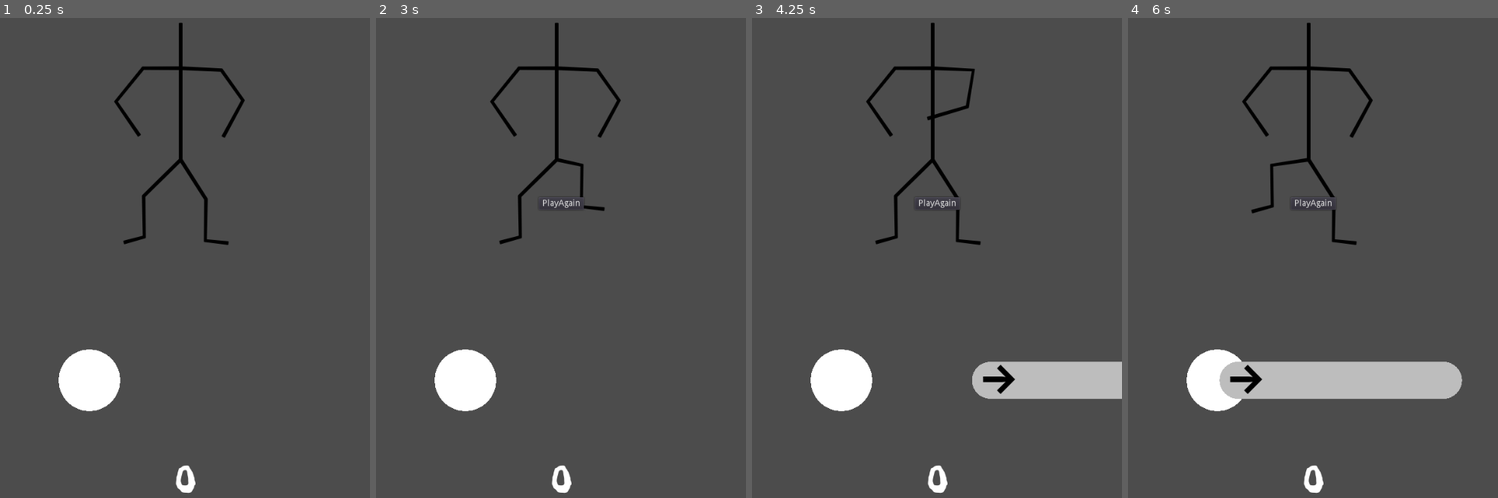
Above: before the commit, frames 1-4 (left to right).
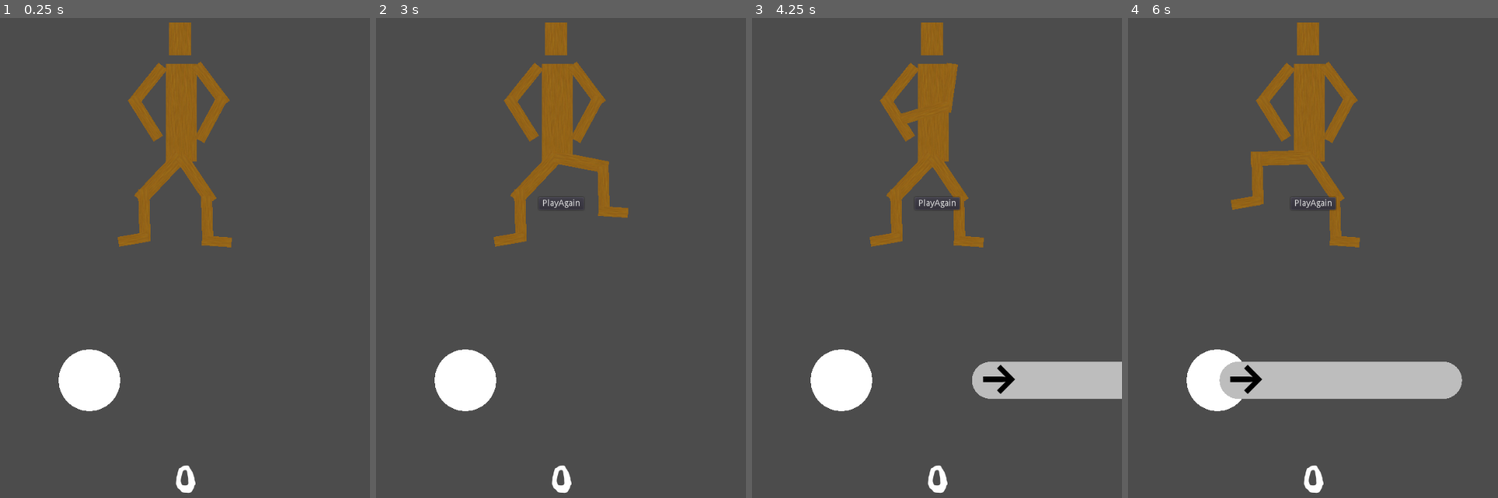
Above: after the commit, the same moments.

Repository: doctor-g/LD52
Game: Godot game, scene res://Game/Game.tscn
Two runs of this game, one before a commit and one after it. Both use one fixed random seed, a clock stepped at 60 frames per second and the inputs below. Sound files missing from this copy of the repository are replaced by a short silence.
Inputs:
- Up to frame 1 (0.25 s): no input
- Up to frame 2 (3 s): click "PlayAgain" at 0.5 s; click "PlayAgain" at 1.25 s; click "PlayAgain" at 2 s; hold Right (ui_right) from 2.78 s (still down)
- Up to frame 3 (4.25 s): tap Enter at 3.5 s; release Right (ui_right) at 3.53 s; hold Down (ui_down) from 3.53 s (still down)
- Up to frame 4 (6 s): release Down (ui_down) at 4.28 s; hold Right (ui_right) 4.28-5.03 s; hold Up (ui_up) 5.03-5.78 s; hold Left (ui_left) from 5.78 s (still down)

The runs differ from the first frame. In frame 1, 5.2% of the frame differs, in the area x 30-67%, y 0-48%; in frame 2, 5.3%, in the area x 30-69%, y 0-48%; in frame 3, 4.8%; in frame 4, 5.2%.

Commit message:
Make him a real wooden boy
Texture tutorial from here: https://www.instructables.com/Make-a-simple-wooden-texture-in-The-Gimp/

Diff:
--- a/project/Dancer/Dancer.gd
+++ b/project/Dancer/Dancer.gd
@@ -2,27 +2,30 @@
 
 const _LERP_RATE := 0.6
 
-var _knee_left_origin : Vector2
-var _knee_right_origin : Vector2
+var _knee_left_rot : float
+var _knee_right_rot: float
+var _hip_left_rot : float
+var _hip_right_rot : float
 var _shoulder_left_rot : float
 var _shoulder_right_rot : float
 
 func _ready():
-	_knee_left_origin = $"%Knee_Left".position
-	_knee_right_origin = $"%Knee_Right".position
+	_hip_left_rot = $"%Hip_Left".rotation
+	_hip_right_rot = $"%Hip_Right".rotation
+	_knee_left_rot = $"%Knee_Left".rotation
+	_knee_right_rot = $"%Knee_Right".rotation
 	_shoulder_left_rot = $"%Shoulder_Left".rotation
 	_shoulder_right_rot = $"%Shoulder_Right".rotation
 
 
 
 func _process(_delta):
-	_process_limb("ui_left", $"%Knee_Left", _knee_left_origin, Vector2(0,-50))
-	_process_limb("ui_right", $"%Knee_Right", _knee_right_origin, Vector2(0, -55))
+	_process_limb_rot("ui_left", $"%Hip_Left", _hip_left_rot, TAU/8)
+	_process_limb_rot("ui_right", $"%Hip_Right", _hip_right_rot, -TAU/8)
+	_process_limb_rot("ui_left", $"%Knee_Left", _knee_left_rot, -TAU/8)
+	_process_limb_rot("ui_right", $"%Knee_Right", _knee_right_rot, TAU/8)
 	_process_limb_rot("ui_up", $"%Shoulder_Left", _shoulder_left_rot, -TAU/8)
 	_process_limb_rot("ui_down", $"%Shoulder_Right", _shoulder_right_rot, TAU/8)
-
-	# Redraw every frame.
-	update()
 
 
 func _process_limb(action:String, node:Node2D, origin:Vector2, offset:Vector2):
@@ -37,19 +40,3 @@
 		node.rotation = lerp_angle(node.rotation, origin+offset, _LERP_RATE)
 	else:
 		node.rotation = lerp_angle(node.rotation, origin, _LERP_RATE)
-
-
-func _draw():
-	_draw_line([$"%Pelvis", $"%Knee_Left", $"%Foot_Left", $"%Toe_Left"])
-	_draw_line([$"%Pelvis", $"%Knee_Right", $"%Foot_Right", $"%Toe_Right"])
-	_draw_line([$"%Pelvis", $"%Neck", $"%Head"])
-	_draw_line([$"%Neck", $"%Shoulder_Left", $"%UpperArm_Left", $"%LowerArm_Left"])
-	_draw_line([$"%Neck", $"%Shoulder_Right", $"%UpperArm_Right", $"%LowerArm_Right"])
-
-
-func _draw_line(nodes:Array):
-	var array := []
-	for p in nodes:
-		var point_in_scene_coordinates : Vector2 = p.global_position - global_position
-		array.append(point_in_scene_coordinates)
-	draw_polyline(array, Color.black, 5.0, true)
--- a/project/Dancer/Dancer.tscn
+++ b/project/Dancer/Dancer.tscn
@@ -1,6 +1,7 @@
-[gd_scene load_steps=2 format=2]
+[gd_scene load_steps=3 format=2]
 
 [ext_resource path="res://Dancer/Dancer.gd" type="Script" id=1]
+[ext_resource path="res://Dancer/wood.png" type="Texture" id=2]
 
 [node name="Dancer" type="Node2D"]
 script = ExtResource( 1 )
@@ -9,29 +10,59 @@
 unique_name_in_owner = true
 position = Vector2( 2, 1 )
 
-[node name="Knee_Right" type="Node2D" parent="Pelvis"]
+[node name="TextureRect" type="TextureRect" parent="Pelvis"]
+margin_left = -24.0
+margin_top = -155.0
+margin_right = 26.0
+margin_bottom = 3.0
+texture = ExtResource( 2 )
+expand = true
+stretch_mode = 2
+
+[node name="Hip_Left" type="Node2D" parent="Pelvis"]
 unique_name_in_owner = true
-position = Vector2( 41, 64 )
 
-[node name="Foot_Right" type="Node2D" parent="Pelvis/Knee_Right"]
-unique_name_in_owner = true
-position = Vector2( -1, 67 )
+[node name="TextureRect" type="TextureRect" parent="Pelvis/Hip_Left"]
+margin_left = -9.0
+margin_top = -13.0
+margin_right = 14.0
+margin_bottom = 84.0
+rect_rotation = 43.3004
+texture = ExtResource( 2 )
+expand = true
+stretch_mode = 2
 
-[node name="Toe_Right" type="Node2D" parent="Pelvis/Knee_Right/Foot_Right"]
-unique_name_in_owner = true
-position = Vector2( 37, 4 )
-
-[node name="Knee_Left" type="Node2D" parent="Pelvis"]
+[node name="Knee_Left" type="Node2D" parent="Pelvis/Hip_Left"]
 unique_name_in_owner = true
 position = Vector2( -60, 59 )
 
-[node name="Foot_Left" type="Node2D" parent="Pelvis/Knee_Left"]
+[node name="TextureRect" type="TextureRect" parent="Pelvis/Hip_Left/Knee_Left"]
+margin_left = -9.0
+margin_top = -11.0
+margin_right = 9.0
+margin_bottom = 73.0
+rect_rotation = -1.53714
+texture = ExtResource( 2 )
+expand = true
+stretch_mode = 2
+
+[node name="Foot_Left" type="Node2D" parent="Pelvis/Hip_Left/Knee_Left"]
 unique_name_in_owner = true
 position = Vector2( 1, 66 )
 
-[node name="Toe_Left" type="Node2D" parent="Pelvis/Knee_Left/Foot_Left"]
+[node name="Toe_Left" type="Node2D" parent="Pelvis/Hip_Left/Knee_Left/Foot_Left"]
 unique_name_in_owner = true
 position = Vector2( -33, 9 )
+
+[node name="TextureRect2" type="TextureRect" parent="Pelvis/Hip_Left/Knee_Left/Foot_Left"]
+margin_left = 4.0
+margin_top = -8.0
+margin_right = 20.0
+margin_bottom = 40.0
+rect_rotation = 80.3177
+texture = ExtResource( 2 )
+expand = true
+stretch_mode = 2
 
 [node name="Neck" type="Node2D" parent="Pelvis"]
 unique_name_in_owner = true
@@ -39,11 +70,31 @@
 
 [node name="Shoulder_Left" type="Node2D" parent="Pelvis/Neck"]
 unique_name_in_owner = true
-position = Vector2( -61, 0 )
+position = Vector2( -34, 0 )
+
+[node name="TextureRect" type="TextureRect" parent="Pelvis/Neck/Shoulder_Left"]
+margin_left = -2.0
+margin_top = -9.0
+margin_right = 16.0
+margin_bottom = 70.0
+rect_rotation = 38.8172
+texture = ExtResource( 2 )
+expand = true
+stretch_mode = 2
 
 [node name="UpperArm_Left" type="Node2D" parent="Pelvis/Neck/Shoulder_Left"]
 unique_name_in_owner = true
 position = Vector2( -44, 54 )
+
+[node name="TextureRect" type="TextureRect" parent="Pelvis/Neck/Shoulder_Left/UpperArm_Left"]
+margin_left = -8.0
+margin_top = -2.0
+margin_right = 10.0
+margin_bottom = 77.0
+rect_rotation = -32.1656
+texture = ExtResource( 2 )
+expand = true
+stretch_mode = 2
 
 [node name="LowerArm_Left" type="Node2D" parent="Pelvis/Neck/Shoulder_Left/UpperArm_Left"]
 unique_name_in_owner = true
@@ -51,7 +102,17 @@
 
 [node name="Shoulder_Right" type="Node2D" parent="Pelvis/Neck"]
 unique_name_in_owner = true
-position = Vector2( 66, 3 )
+position = Vector2( 31, 2 )
+
+[node name="TextureRect" type="TextureRect" parent="Pelvis/Neck/Shoulder_Right"]
+margin_left = -13.0
+margin_top = -2.0
+margin_right = 5.0
+margin_bottom = 77.0
+rect_rotation = -36.9501
+texture = ExtResource( 2 )
+expand = true
+stretch_mode = 2
 
 [node name="UpperArm_Right" type="Node2D" parent="Pelvis/Neck/Shoulder_Right"]
 unique_name_in_owner = true
@@ -61,6 +122,69 @@
 unique_name_in_owner = true
 position = Vector2( -32, 59 )
 
+[node name="TextureRect" type="TextureRect" parent="Pelvis/Neck/Shoulder_Right/UpperArm_Right"]
+margin_left = -6.0
+margin_top = -8.0
+margin_right = 12.0
+margin_bottom = 71.0
+rect_rotation = 28.3456
+texture = ExtResource( 2 )
+expand = true
+stretch_mode = 2
+
 [node name="Head" type="Node2D" parent="Pelvis/Neck"]
 unique_name_in_owner = true
 position = Vector2( 0, -73 )
+
+[node name="TextureRect" type="TextureRect" parent="Pelvis/Neck/Head"]
+margin_left = -19.0
+margin_top = -1.0
+margin_right = 17.0
+margin_bottom = 52.0
+texture = ExtResource( 2 )
+expand = true
+stretch_mode = 2
+
+[node name="Hip_Right" type="Node2D" parent="Pelvis"]
+unique_name_in_owner = true
+
+[node name="TextureRect" type="TextureRect" parent="Pelvis/Hip_Right"]
+margin_left = -8.0
+margin_right = 12.0
+margin_bottom = 89.0
+rect_rotation = -34.0644
+texture = ExtResource( 2 )
+expand = true
+stretch_mode = 2
+
+[node name="Knee_Right" type="Node2D" parent="Pelvis/Hip_Right"]
+unique_name_in_owner = true
+position = Vector2( 41, 64 )
+
+[node name="TextureRect" type="TextureRect" parent="Pelvis/Hip_Right/Knee_Right"]
+margin_left = -8.0
+margin_top = -5.0
+margin_right = 10.0
+margin_bottom = 74.0
+rect_rotation = -1.53714
+texture = ExtResource( 2 )
+expand = true
+stretch_mode = 2
+
+[node name="Foot_Right" type="Node2D" parent="Pelvis/Hip_Right/Knee_Right"]
+unique_name_in_owner = true
+position = Vector2( -1, 67 )
+
+[node name="Toe_Right" type="Node2D" parent="Pelvis/Hip_Right/Knee_Right/Foot_Right"]
+unique_name_in_owner = true
+position = Vector2( 37, 4 )
+
+[node name="TextureRect3" type="TextureRect" parent="Pelvis/Hip_Right/Knee_Right/Foot_Right"]
+margin_left = 43.0
+margin_top = -5.0
+margin_right = 59.0
+margin_bottom = 43.0
+rect_rotation = 94.0042
+texture = ExtResource( 2 )
+expand = true
+stretch_mode = 2
Binary file added: project/Dancer/wood.png
Not shown, added: project/Dancer/wood.png.import
Not shown, added: assets/images/dancer/wood.xcf
